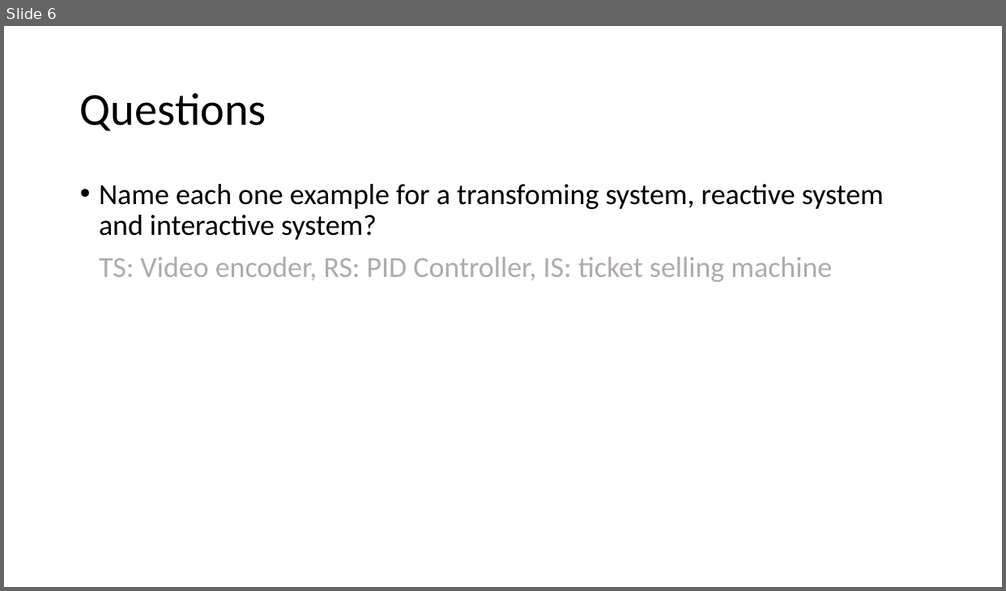
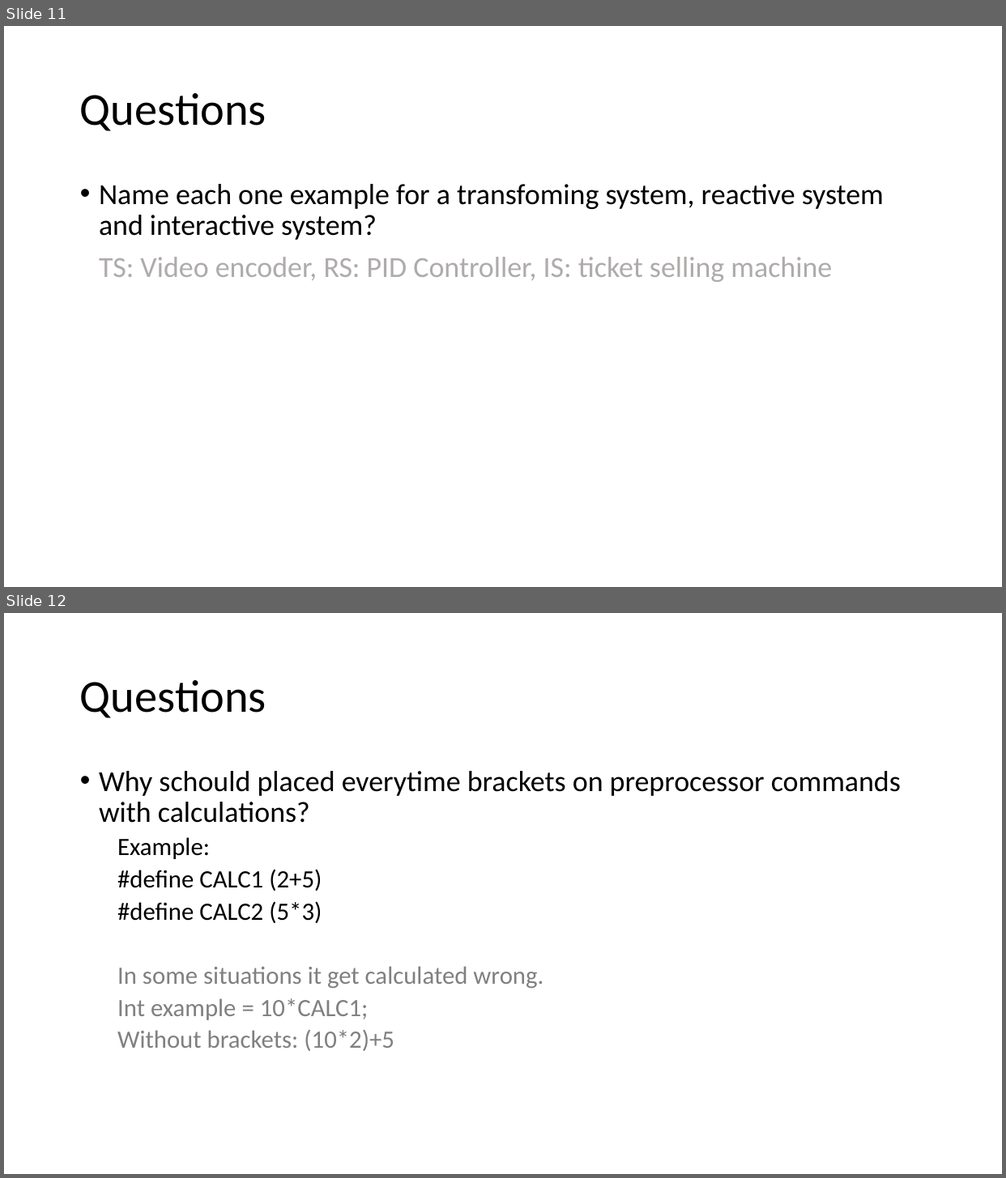
Before and after one commit to tametry/Team9, a slide deck: Recap/Recap SW2 System&Realtime, Macros, Includes.pptx. Shown one above the other, each under a label of ours: slide 6 before the commit, slides 11 and 12 after it. The pictures are 1006x591 and 1006x1178 pixels, drawn with LibreOffice and Linux fonts; fonts in the diff are those of the drawing. Boxes give left, top, right and bottom in pixels: in the first picture for what was removed or moved away, otherwise in the second. Text is boxed around its words. In the diff, an @@ line names an element or a change of style, - is before the commit and + after.

```diff
--- a/Recap/Recap SW2 System&Realtime, Macros, Includes.pptx
+++ b/Recap/Recap SW2 System&Realtime, Macros, Includes.pptx
@@ slide 12 added at box(4, 613, 1002, 1174), background #FFFFFF @@
@@ title added at box(80, 680, 266, 718), 44 pt, text #000000 @@
+Questions
@@ text added at box(99, 771, 901, 1051), 24 pt, text #000000 @@
+• Why schould placed everytime brackets on preprocessor commands with calculations?
+  Example:
+  #define CALC1 (2+5)
+  #define CALC2 (5*3)
+  In some situations it get calculated wrong.
+  Int example = 10*CALC1;
+  Without brackets: (10*2)+5
@@ what was slide 6 is now slide 11 @@
```
Also in this commit, not shown: 8 other slides added, 1 other file.
